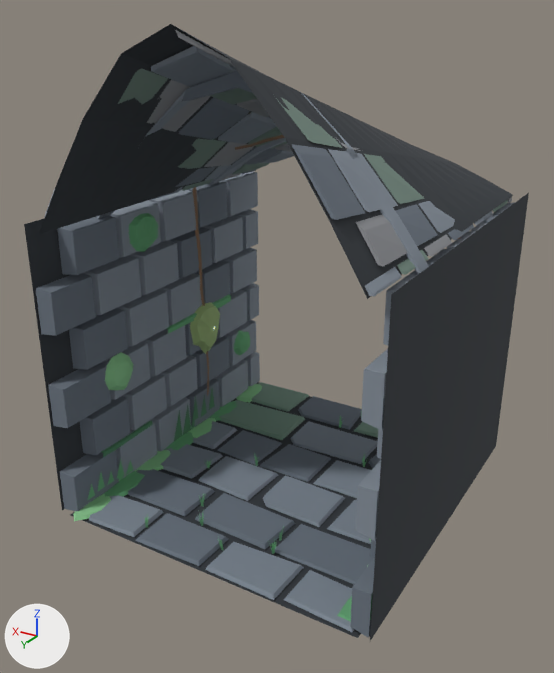
Two versions of the Blender file assets/models/source_blend/tile_grotto_connector.blend, one commit apart.
Before and after are seen from a 50 mm lens placed at (-4.0, 5.07, 5.37), pointed at (0.06, -1.7, 1.99). Lighting does not change. The marker at lower left points along +X, +Y and +Z. The picture after the commit comes second.

Names of what the first picture shows: 'Tile_Grotto_Connector'.
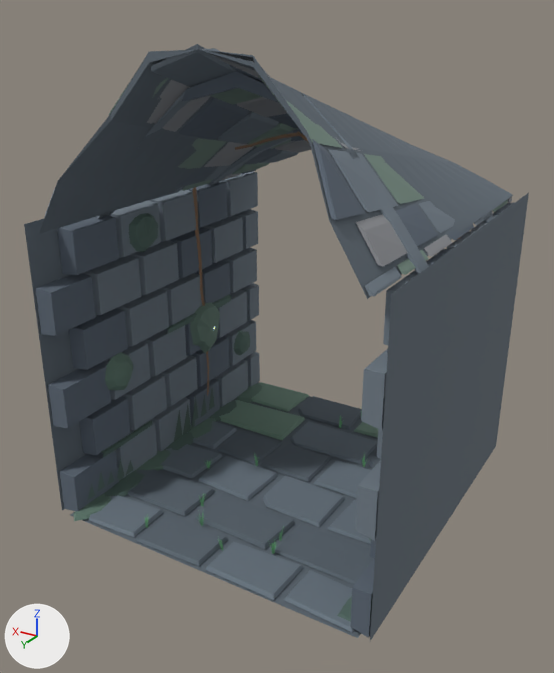
Changed parts and their boxes [x1, y1, x2, y2] in the pictures (554 x 673 px; the box of a moved part takes in the faces that stretch with it):
'Tile_Grotto_Connector', recoloured, reshaped (dark grey to grey)
    before: [24, 24, 529, 641]
    after: [24, 44, 529, 641]
part 1 of me_tile_grotto_connector, moved or reshaped
    before: [58, 24, 365, 221]
    after: [58, 48, 365, 221]

The change, as a list of edits to the scene's bpy script:
```text
Change mat_m_floor_grout:
    mat_m_floor_grout.base_color: (0.035, 0.042, 0.05) -> (0.12, 0.15, 0.18)  # dark grey #353a3f -> greyish blue #616c76
Change mat_m_dungeon_moss_light:
    mat_m_dungeon_moss_light.base_color: (0.26, 0.58, 0.28) -> (0.12, 0.2, 0.16)  # green #8bc890 -> greyish green #617c6f
Change me_tile_grotto_connector:
    used by ob_tile_grotto_connector; location = (0.0, 0.0, 0.0)
    remove me_tile_grotto_connector.from_pydata(...)  # 3493 vertices, 2204 faces; spans x -1.95..1.95, y -4.18..0.08, z -0.01..5.25
    add me_tile_grotto_connector.from_pydata(...)  # 3493 vertices, 2204 faces; spans x -1.95..1.95, y -4.18..0.08, z -0.01..5.09
    me_tile_grotto_connector part 1: 40 of 3493 vertices moved; they spanned x -1.13..1.05, y -0.29..0.0, z 4.36..5.25 and now span x -1.13..1.05, y -0.35, z 4.36..5.05; mean shift (0.0, -0.2, -0.03); largest move (0.0, 0.0, 5.25) -> (0.0, -0.35, 5.05)
```
